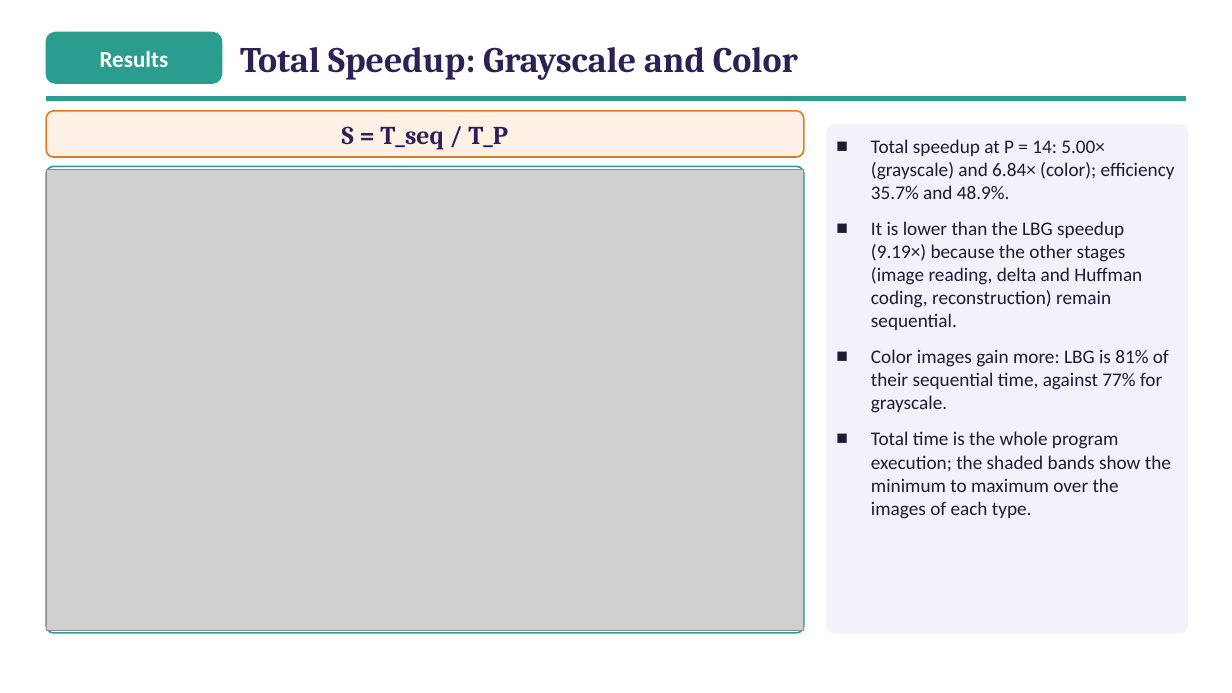
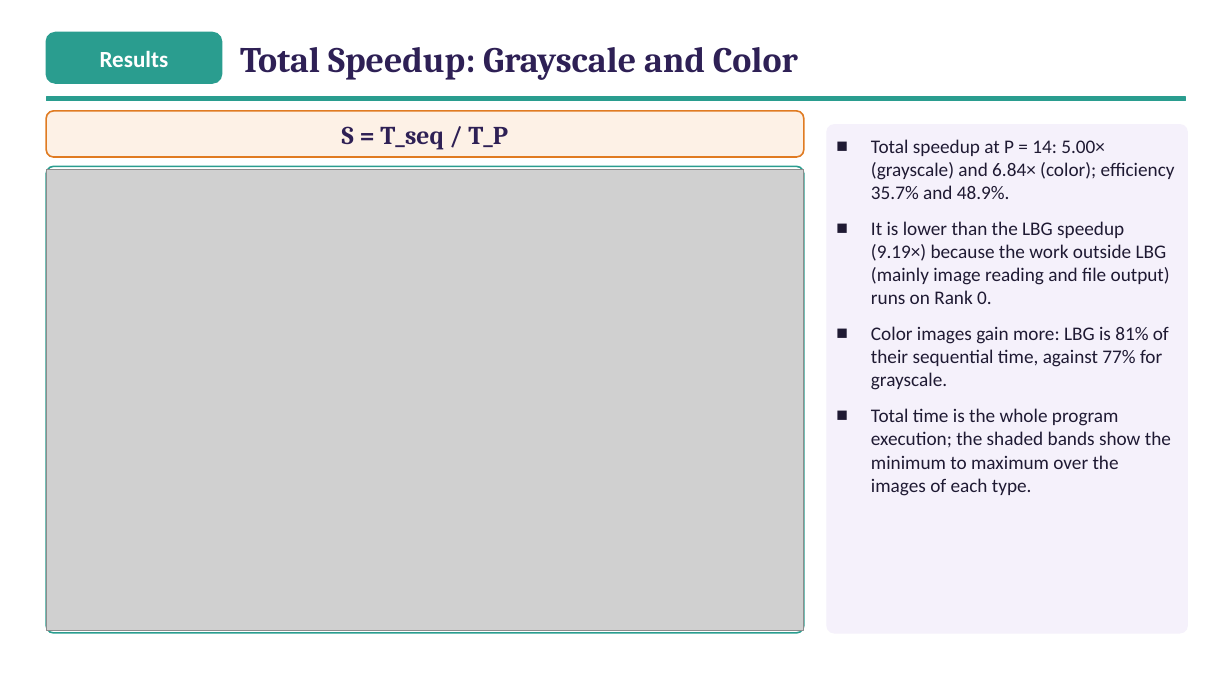
Before and after one commit to ibtihal-cpu/mihk, a slide deck: slide 27 of results/seminar/figs/Seminar_Ibtihal_FINAL.pptx. Drawn at 1232x693 pixels with LibreOffice and Linux fonts; fonts in the diff are those of the drawing; grey boxes stand for pictures. Boxes give left, top, right and bottom in pixels: in the first picture for what was removed or moved away, otherwise in the second. Text is boxed around its words. In the diff, an @@ line names an element or a change of style, - is before the commit and + after.

```diff
--- a/results/seminar/figs/Seminar_Ibtihal_FINAL.pptx
+++ b/results/seminar/figs/Seminar_Ibtihal_FINAL.pptx
@@ text at [871, 221, 1170, 304]: text changed @@
-■ It is lower than the LBG speedup (9.19×) because the other stages (image reading, delta and Huffman coding, reconstruction) remain sequential.
+■ It is lower than the LBG speedup (9.19×) because the work outside LBG (mainly image reading and file output) runs on Rank 0.
```
Also in this commit, not shown: 3 other slides changed, 4 other files.
